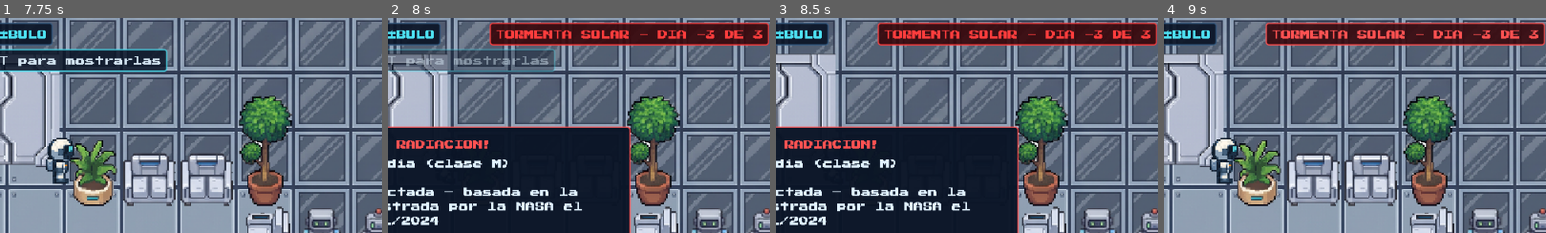
Above: before the commit, frames 1-4 (left to right).
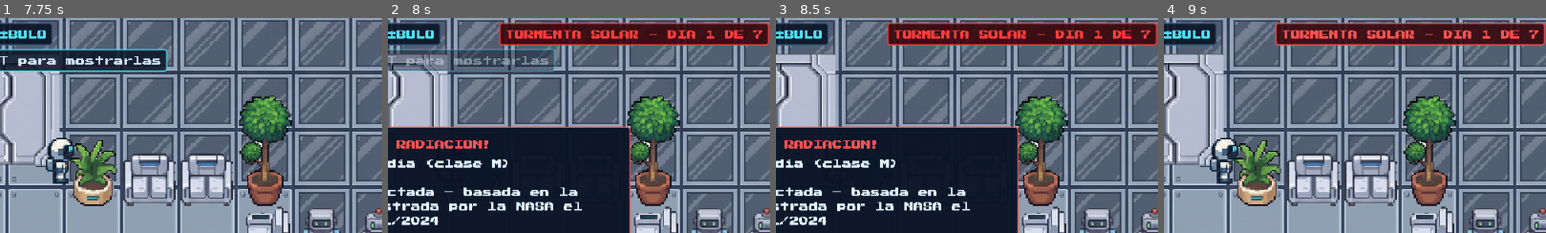
Above: after the commit, the same moments.

Repository: lumpalette/claudio
Game: Godot game, scene res://main/main.tscn
Same seed, same stepped clock (60 frames per second), same inputs: the game is played once before the commit and once after it.
Inputs (mouse positions are % of the whole screen's width and height, from its top left):
- Up to frame 1 (7.75 s): click (21, 50) at 0.5 s; click (21, 50) at 1.25 s; click (53, 92) at 2 s; click (53, 92) at 2.75 s; click (88, 92) at 3.5 s; tap Enter (interact) at 4.25 s; move the mouse to (72, 45) at 4.27 s; hold Enter (interact) 4.28-5.03 s; hold D (move_right) 4.28-5.78 s; tap W (move_up) at 4.52, 5.27, 6.77, 7.52 s; move the mouse to (30, 55) at 5.02 s; tap T (tasks) at 5.1, 6.6 s; move the mouse to (60, 28) at 5.77 s; hold A (move_left) 5.78-6.53 s; hold Enter (interact) 5.78-6.53 s; move the mouse to (45, 70) at 6.52 s; hold D (move_right) from 6.53 s (still down); move the mouse to (80, 65) at 7.27 s; hold Enter (interact) from 7.28 s (still down)
- Up to frame 2 (8 s): keep holding D (move_right); keep holding Enter (interact); tap F3 (debug_radiation) at 7.9 s
- Up to frame 3 (8.5 s): move the mouse to (20, 35) at 8.02 s; release D (move_right) at 8.03 s; release Enter (interact) at 8.03 s; hold A (move_left) from 8.03 s (still down); tap T (tasks) at 8.1 s; tap W (move_up) at 8.27 s
- Up to frame 4 (9 s): release A (move_left) at 8.75 s; click "Entendido" at 8.75 s
The pictures show only the part of the screen within x 50-100%, y 0-50%; the shares and areas given below are measured in that part.

Frame 1 is identical in both runs. In frame 2, 1.7% of the frame differs, in the area x 26-98%, y 2-13%; in frame 3, 1.7%; in frame 4, 1.7%.

Commit message:
La tormenta cuenta los días desde que empezó, no desde el día 5
Con la tecla F3 se puede lanzar la tormenta antes del día 5, y el letrero
mostraba días negativos ("TORMENTA SOLAR - DIA -2 DE 3"). Ahora guarda el día
en que empezó y cuenta desde ahí.

Co-Authored-By: Claude Opus 5 <noreply@anthropic.com>
Claude-Session: https://claude.ai/code/session_01Vx6dqbw4pBdQ7kVsE6Q8pg

Diff:
--- a/core/autoloads/time_manager.gd
+++ b/core/autoloads/time_manager.gd
@@ -26,6 +26,9 @@
 var radiation_triggered := false
 ## Hora en la que cae la próxima llamarada de la tormenta.
 var _next_flare_hour := INF
+## Día en el que empezó la tormenta (normalmente Balance.RADIATION_DAY, pero
+## con la tecla de depuración puede empezar antes).
+var _storm_start_day := 0
 
 ## El reloj corre si nadie lo pausó y el juego no terminó.
 ## Para pausar usa pause_clock(motivo) / resume_clock(motivo): así un menú que se
@@ -59,6 +62,7 @@
 	is_fainted = false
 	radiation_triggered = false
 	_next_flare_hour = INF
+	_storm_start_day = 0
 	_pause_reasons.clear()
 	_advancing = false
 	_queued_hours = 0.0
@@ -254,6 +258,7 @@
 	if radiation_triggered or GameState.is_game_over:
 		return
 	radiation_triggered = true
+	_storm_start_day = get_day()
 
 	var event := _pick_flare()
 	var flare_class := String(event.get("classType", "M")).left(1).to_upper()
@@ -281,7 +286,14 @@
 func get_storm_day() -> int:
 	if not radiation_triggered:
 		return 0
-	return get_day() - Balance.RADIATION_DAY + 1
+	return get_day() - _storm_start_day + 1
+
+
+## Cuántos días dura la tormenta: desde que empezó hasta el final de la misión.
+func get_storm_total_days() -> int:
+	if not radiation_triggered:
+		return 0
+	return maxi(Balance.TOTAL_DAYS - _storm_start_day + 1, 1)
 
 
 ## Una réplica: pega al bienestar y avisa, sin detener el juego.
--- a/ui/hud.gd
+++ b/ui/hud.gd
@@ -414,7 +414,7 @@
 	if not active:
 		return
 	_storm_label.text = "TORMENTA SOLAR - DIA %d DE %d" % [
-		TimeManager.get_storm_day(), Balance.TOTAL_DAYS - Balance.RADIATION_DAY + 1]
+		TimeManager.get_storm_day(), TimeManager.get_storm_total_days()]
 	_storm_panel.modulate = Color.WHITE if blink_on else Color(1.0, 0.75, 0.75)
 
 
